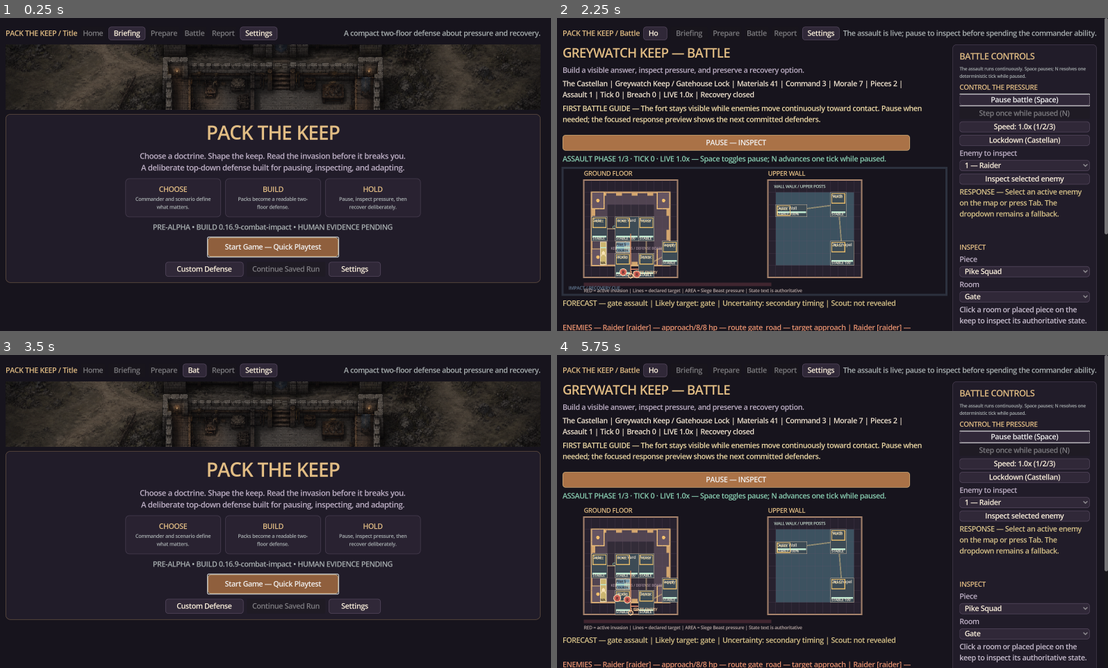
Above: before the commit, frames 1-4 (two rows, left to right).
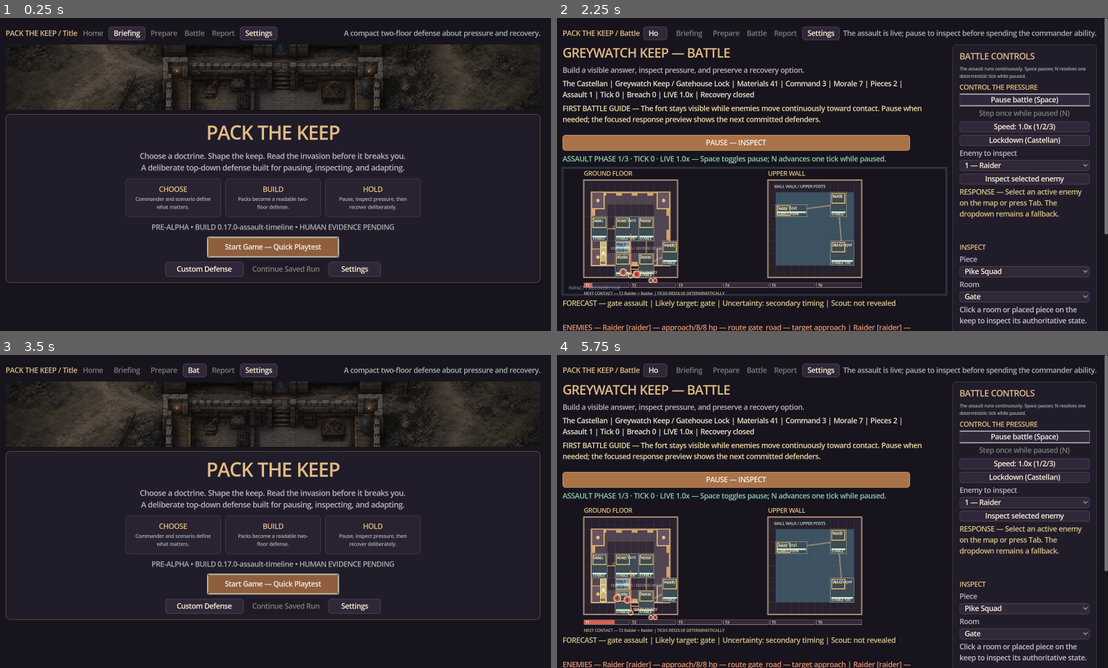
Above: after the commit, the same moments.

Repository: raphaelroshan/pack-the-keep
Game: Godot game, scene res://scenes/Main.tscn
Two runs of this game, one before a commit and one after it. Both use one fixed random seed, a clock stepped at 60 frames per second and the inputs below.
Inputs:
- Up to frame 1 (0.25 s): no input
- Up to frame 2 (2.25 s): click "Start Game — Quick Playtest" at 0.5 s; click "Enter Keep — Recommended Layo…" at 1.25 s; click "BEGIN ASSAULT — REAL TIME" at 2 s
- Up to frame 3 (3.5 s): click "Home" at 2.75 s
- Up to frame 4 (5.75 s): click "Start Game — Quick Playtest" at 3.5 s; click "Enter Keep — Recommended Layo…" at 4.25 s; click "BEGIN ASSAULT — REAL TIME" at 5 s

The runs differ from the first frame. In frame 1, 0.5% of the frame differs, in the area x 27-72%, y 65-69%; in frame 2, 1.0%; in frame 3, 0.5%; in frame 4, 1.1%, in the area x 4-56%, y 83-89%.

Commit message:
feat: add an assault pacing timeline
Expose deterministic tick progress and authored enemy arrivals without adding another panel or changing combat timing.

Diff:
--- a/content/content_manifest.json
+++ b/content/content_manifest.json
@@ -1,7 +1,7 @@
 {
   "schema_version": 1,
   "game_id": "pack-the-keep",
-  "content_version": "0.16.9",
+  "content_version": "0.17.0",
   "p4_vertical_slice": {
     "status": "implemented",
     "scorecard": "each_resolved_wave_records_doctrine_outcome_damage_defeated_enemies_and_recovery_actions",
@@ -292,7 +292,18 @@
     "reduced_motion": "static_short_lived_impact_marks_preserve_damage_and_contact_information",
     "determinism": "combat_effect_progress_audio_and_target_impact_comparison_do_not_mutate_keep_state",
     "evidence": ["design/p18_combat_impact_and_pacing.md", "docs/p18_combat_impact_visual_verification.md", "tests/test_p2_ui.gd", "tests/test_p10_game_feel_cues.gd", "tests/test_p11_crossbow_watch_ui.gd"],
-    "next_slice": "p18_human_combat_pacing_sessions"
+    "next_slice": "p19_assault_timeline"
+  },
+  "p19_assault_timeline": {
+    "status": "implemented",
+    "segments": 6,
+    "progress": "resolved_ticks_plus_fractional_battle_clock",
+    "arrival_markers": "one_stable_colored_initial_per_active_enemy_at_its_authored_contact_tick",
+    "next_contact": "earliest_unresolved_arrival_step_and_enemy_names",
+    "layout": "compact_footer_beneath_the_existing_two_floor_board",
+    "determinism": "timeline_snapshot_and_drawing_are_read_only",
+    "evidence": ["design/p19_assault_timeline.md", "docs/p19_assault_timeline_visual_verification.md", "tests/test_p2_ui.gd"],
+    "next_slice": "p19_human_pacing_and_forecast_sessions"
   },
   "campaign": {
     "title": "The Bell at Dusk",
--- a/content/gameplay_framework.json
+++ b/content/gameplay_framework.json
@@ -1,7 +1,7 @@
 {
   "schema_version": 1,
   "game_id": "pack-the-keep",
-  "framework_version": "0.16.9-combat-impact",
+  "framework_version": "0.17.0-assault-timeline",
   "design_promise": "Choose a commander, open a coherent pack, arrange a readable keep, and adapt when a forecasted invasion tests the doctrine you chose.",
   "p0_alpha_foundation": {
     "status": "implemented",
@@ -330,6 +330,14 @@
     "audio": ["volley_cue", "impact_cue", "existing_mute_and_effects_volume"],
     "accessibility": "reduced_motion_uses_static_bounded_impact_marks_without_travel_or_hit_jitter",
     "non_goals": ["projectile_collision", "continuous_authoritative_damage", "camera_shake", "new_save_fields"]
+  },
+  "p19_assault_timeline": {
+    "status": "implemented",
+    "timeline": ["six_labelled_ticks", "fractional_current_tick_fill", "stable_enemy_arrival_markers", "next_contact_summary"],
+    "authority_boundary": "reads_battle_step_clock_and_authored_arrivals_without_scheduling_or_mutation",
+    "layout": "replaces_the_existing_board_footer_progress_bar_without_adding_a_panel",
+    "accessibility": "high_contrast_colors_preserve_tick_and_enemy_initial_labels",
+    "non_goals": ["timeline_scrubbing", "timeline_commands", "arrival_retiming", "sub_tick_damage"]
   },
   "v090_multi_wave": {
     "status": "implemented",
--- a/content/p12_alpha_checklist.json
+++ b/content/p12_alpha_checklist.json
@@ -1,6 +1,6 @@
 {
   "schema_version": 1,
-  "build_version": "0.16.9-combat-impact",
+  "build_version": "0.17.0-assault-timeline",
   "status": "candidate",
   "checks": [
     {"id": "windows_launch", "status": "implemented", "evidence": ["tests/test_release_identity.py", "tools/run_packaged_smoke.py", ".github/workflows/ci.yml"]},
--- a/content/p16_playtest_protocol.json
+++ b/content/p16_playtest_protocol.json
@@ -1,6 +1,6 @@
 {
   "schema_version": 1,
-  "build_version": "0.16.9-combat-impact",
+  "build_version": "0.17.0-assault-timeline",
   "status": "ready_for_human_sessions",
   "release_ready": false,
   "minimum_completed_sessions": 4,
--- a/project.godot
+++ b/project.godot
@@ -6,7 +6,7 @@
 
 [application]
 config/name="Pack the Keep"
-config/version="0.16.9-combat-impact"
+config/version="0.17.0-assault-timeline"
 run/main_scene="res://scenes/Main.tscn"
 config/features=PackedStringArray("4.3", "GL Compatibility")
 boot_splash/bg_color=Color(0.045, 0.04, 0.055, 1)
--- a/src/ui/main.gd
+++ b/src/ui/main.gd
@@ -2740,6 +2740,7 @@
 	const CELL_Y := 28.0
 	const BASE_CANVAS_SIZE := Vector2(810, 292)
 	const COMBAT_EFFECT_DURATION := 0.52
+	const ASSAULT_TICK_COUNT := 6
 	const MAP_ORIGIN := Vector2(12, 28)
 	const UPPER_ORIGIN := Vector2(436, 28)
 	const MAP_SIZE := Vector2(12 * CELL_X, 8 * CELL_Y)
@@ -2904,6 +2905,38 @@
 	func _enemy_contact_is_imminent(index: int) -> bool:
 		var remaining: float = _enemy_contact_remaining(index)
 		return remaining > 0.0 and remaining <= 1.0
+
+	func assault_timeline_snapshot() -> Dictionary:
+		var arrivals: Dictionary = {}
+		var next_arrival_step: int = -1
+		var next_arrival_names: Array[String] = []
+		var continuous_time: float = float(keep.battle_step) + keep.battle_clock if keep != null else 0.0
+		if keep != null:
+			for index in range(keep.enemies.size()):
+				var enemy: Dictionary = keep.enemies[index]
+				if bool(enemy.get("defeated", false)):
+					continue
+				var arrival_step: int = clampi(int(enemy.get("arrival_step", 1)), 1, ASSAULT_TICK_COUNT)
+				var arrival_key: String = str(arrival_step)
+				if not arrivals.has(arrival_key):
+					arrivals[arrival_key] = []
+				var enemy_id: String = String(enemy.get("enemy_id", ""))
+				arrivals[arrival_key].append({"index": index, "enemy_id": enemy_id, "name": String(keep.enemy_definition(enemy_id).get("name", enemy_id))})
+				if float(arrival_step) > continuous_time:
+					if next_arrival_step < 0 or arrival_step < next_arrival_step:
+						next_arrival_step = arrival_step
+						next_arrival_names = [String(keep.enemy_definition(enemy_id).get("name", enemy_id))]
+					elif arrival_step == next_arrival_step:
+						next_arrival_names.append(String(keep.enemy_definition(enemy_id).get("name", enemy_id)))
+		return {
+			"tick_count": ASSAULT_TICK_COUNT,
+			"resolved_ticks": keep.battle_step if keep != null else 0,
+			"fractional_tick": keep.battle_clock if keep != null else 0.0,
+			"progress": clampf(continuous_time / float(ASSAULT_TICK_COUNT), 0.0, 1.0),
+			"arrivals": arrivals,
+			"next_arrival_step": next_arrival_step,
+			"next_arrival_names": next_arrival_names
+		}
 
 	func _enemy_hit(position: Vector2) -> int:
 		if keep == null or not keep.wave_active:
@@ -3205,6 +3238,12 @@
 		draw_circle(gate_point, 5.0, Color("#ffd19d"), false, 2.0)
 		draw_string(ThemeDB.fallback_font, gate_point + Vector2(8, -4), "GATE ENTRY", HORIZONTAL_ALIGNMENT_LEFT, -1, 9, Color("#ffd19d"))
 
+	func _enemy_marker_color(enemy_id: String) -> Color:
+		return Color("#d26155") if enemy_id == "raider" else Color("#d7a35b") if enemy_id == "sapper" else Color("#a77bd1") if enemy_id == "climber" else Color("#9e3f48") if enemy_id == "shield_guard" else Color("#77727b") if enemy_id == "ash_slinger" else Color("#78453c") if enemy_id == "shieldbreaker" else Color("#b36c45")
+
+	func _enemy_marker_initial(enemy_id: String) -> String:
+		return "R" if enemy_id == "raider" else "S" if enemy_id == "sapper" else "C" if enemy_id == "climber" else "G" if enemy_id == "shield_guard" else "A" if enemy_id == "ash_slinger" else "X" if enemy_id == "shieldbreaker" else "B"
+
 	func _draw_enemies() -> void:
 		if keep == null or not keep.wave_active:
 			return
@@ -3216,7 +3255,7 @@
 			var enemy_id: String = String(enemy.get("enemy_id", ""))
 			var enemy_def: Dictionary = keep.enemy_definition(enemy_id)
 			var enemy_origin: Vector2 = _enemy_origin(index) + _enemy_reaction_offset(index)
-			var enemy_color: Color = Color("#d26155") if enemy_id == "raider" else Color("#d7a35b") if enemy_id == "sapper" else Color("#a77bd1") if enemy_id == "climber" else Color("#9e3f48") if enemy_id == "shield_guard" else Color("#77727b") if enemy_id == "ash_slinger" else Color("#78453c") if enemy_id == "shieldbreaker" else Color("#b36c45")
+			var enemy_color: Color = _enemy_marker_color(enemy_id)
 			var marker_radius: float = 12.0 if enemy_id == "siege_beast" else 9.0 if enemy_id == "shield_guard" else 8.0
 			draw_circle(enemy_origin, marker_radius, enemy_color)
 			draw_circle(enemy_origin, marker_radius, Color("#f1dfb8"), false, 1.5)
@@ -3248,8 +3287,47 @@
 				draw_circle(target_rect.get_center(), 8.0, Color("#fff4df") if index == focused_enemy_index else Color("#ffb0a6"), false, 2.0)
 				if index == focused_enemy_index:
 					draw_string(ThemeDB.fallback_font, target_rect.position + Vector2(2, -4), "TARGET", HORIZONTAL_ALIGNMENT_LEFT, -1, 9, Color("#fff4df"))
-			var doctrine_initial: String = "R" if enemy_id == "raider" else "S" if enemy_id == "sapper" else "C" if enemy_id == "climber" else "G" if enemy_id == "shield_guard" else "A" if enemy_id == "ash_slinger" else "X" if enemy_id == "shieldbreaker" else "B"
+			var doctrine_initial: String = _enemy_marker_initial(enemy_id)
 			draw_string(ThemeDB.fallback_font, enemy_origin + Vector2(-3, 4), doctrine_initial, HORIZONTAL_ALIGNMENT_LEFT, -1, 9, Color("#271b22"))
+
+	func _draw_assault_timeline() -> void:
+		if keep == null or not keep.wave_active:
+			return
+		var timeline: Dictionary = assault_timeline_snapshot()
+		var left: float = MAP_ORIGIN.x
+		var right: float = UPPER_ORIGIN.x + MAP_SIZE.x
+		var top: float = MAP_ORIGIN.y + MAP_SIZE.y + 12.0
+		var gap: float = 3.0
+		var segment_width: float = (right - left - gap * float(ASSAULT_TICK_COUNT - 1)) / float(ASSAULT_TICK_COUNT)
+		var resolved_ticks: int = int(timeline.get("resolved_ticks", 0))
+		var fractional_tick: float = float(timeline.get("fractional_tick", 0.0))
+		var completed_color: Color = Color("#77c7a0") if high_contrast_mode else Color("#4f9278")
+		var active_color: Color = Color("#ffd166") if high_contrast_mode else Color("#d26155")
+		for tick_index in range(ASSAULT_TICK_COUNT):
+			var tick_number: int = tick_index + 1
+			var segment: Rect2 = Rect2(Vector2(left + float(tick_index) * (segment_width + gap), top), Vector2(segment_width, 11.0))
+			draw_rect(segment, Color("#342936"), true)
+			draw_rect(segment, Color("#8c7286"), false, 1.0)
+			if tick_number <= resolved_ticks:
+				draw_rect(segment.grow(-1.0), completed_color, true)
+			elif tick_number == resolved_ticks + 1 and resolved_ticks < ASSAULT_TICK_COUNT:
+				draw_rect(Rect2(segment.position + Vector2.ONE, Vector2(maxf(0.0, (segment.size.x - 2.0) * fractional_tick), segment.size.y - 2.0)), active_color, true)
+			draw_string(ThemeDB.fallback_font, segment.position + Vector2(4, 9), "T%d" % tick_number, HORIZONTAL_ALIGNMENT_LEFT, -1, 8, Color("#fff4df"))
+			var arrival_rows: Array = timeline.get("arrivals", {}).get(str(tick_number), [])
+			for marker_index in range(arrival_rows.size()):
+				var marker: Dictionary = arrival_rows[marker_index]
+				var enemy_id: String = String(marker.get("enemy_id", ""))
+				var marker_x: float = segment.get_center().x + (float(marker_index) - float(arrival_rows.size() - 1) * 0.5) * 10.0
+				var marker_origin: Vector2 = Vector2(marker_x, top - 5.0)
+				draw_circle(marker_origin, 5.0, _enemy_marker_color(enemy_id))
+				draw_circle(marker_origin, 5.0, Color("#fff4df"), false, 1.0)
+				draw_string(ThemeDB.fallback_font, marker_origin + Vector2(-2.5, 2.8), _enemy_marker_initial(enemy_id), HORIZONTAL_ALIGNMENT_LEFT, -1, 7, Color("#211a24"))
+		var next_step: int = int(timeline.get("next_arrival_step", -1))
+		var next_names: Array[String] = []
+		for enemy_name in timeline.get("next_arrival_names", []):
+			next_names.append(String(enemy_name))
+		var summary: String = "ALL ACTIVE THREATS IN CONTACT" if next_step < 0 else "NEXT CONTACT — T%d %s" % [next_step, " + ".join(next_names)]
+		draw_string(ThemeDB.fallback_font, Vector2(left, top + 28.0), "%s | TICKS RESOLVE DETERMINISTICALLY" % summary, HORIZONTAL_ALIGNMENT_LEFT, right - left, 9, Color("#c8b6a0"))
 
 	func _draw_contact_telegraphs() -> void:
 		if keep == null or not keep.wave_active:
@@ -3329,11 +3407,7 @@
 		_draw_contact_telegraphs()
 		_draw_enemies()
 		_draw_engagement_traces()
-		if keep.wave_active:
-			var progress_width: float = 2.0 * MAP_SIZE.x * keep.wave_progress
-			draw_rect(Rect2(MAP_ORIGIN + Vector2(0, MAP_SIZE.y + 12), Vector2(2.0 * MAP_SIZE.x, 8)), Color("#402630"), true)
-			draw_rect(Rect2(MAP_ORIGIN + Vector2(0, MAP_SIZE.y + 12), Vector2(progress_width, 8)), Color("#d26155"), true)
-			draw_string(ThemeDB.fallback_font, MAP_ORIGIN + Vector2(0, MAP_SIZE.y + 34), "RED = active invasion | Lines = declared target | AREA = Siege Beast pressure | State text is authoritative", HORIZONTAL_ALIGNMENT_LEFT, -1, 10, Color("#bfaeaa"))
+		_draw_assault_timeline()
 		draw_set_transform(Vector2.ZERO, 0.0, Vector2.ONE)
 		if feedback_ttl > 0.0:
 			var feedback_alpha: float = minf(0.32, feedback_ttl * 0.9)
--- a/tests/test_p2_ui.gd
+++ b/tests/test_p2_ui.gd
@@ -25,10 +25,21 @@
 		failures.append("start wave did not activate the invasion")
 	if ui.battle_paused:
 		failures.append("new invasion should begin in real-time playback")
+	var serialized_before_timeline: String = JSON.stringify(ui.keep.serialize())
+	var timeline_before: Dictionary = ui.keep_canvas.assault_timeline_snapshot()
+	var arrival_marker_count: int = 0
+	for arrival_rows in timeline_before.get("arrivals", {}).values():
+		arrival_marker_count += arrival_rows.size()
+	if int(timeline_before.get("tick_count", 0)) != 6 or arrival_marker_count != ui.keep.enemies.size() or int(timeline_before.get("next_arrival_step", -1)) < 1:
+		failures.append("assault timeline did not expose six ticks, stable active-enemy arrivals, and the next contact")
+	if JSON.stringify(ui.keep.serialize()) != serialized_before_timeline:
+		failures.append("assault timeline inspection mutated authoritative state")
 	var moving_origin: Vector2 = ui.keep_canvas._enemy_origin(0)
 	ui._process(0.25)
 	if ui.keep.battle_step != 0 or ui.keep_canvas._enemy_origin(0) == moving_origin:
 		failures.append("fractional real-time presentation did not move the enemy before the next deterministic tick")
+	if float(ui.keep_canvas.assault_timeline_snapshot().get("progress", 0.0)) <= float(timeline_before.get("progress", 0.0)):
+		failures.append("assault timeline did not advance fractionally with live presentation time")
 	var original_step: int = ui.keep.battle_step
 	var original_clock: float = ui.keep.battle_clock
 	var arrival_step: int = int(ui.keep.enemies[0].get("arrival_step", 1))
@@ -47,6 +58,10 @@
 	ui._unhandled_key_input(space_event)
 	if not ui.battle_paused:
 		failures.append("named Space action did not pause the live battle")
+	var paused_timeline: Dictionary = ui.keep_canvas.assault_timeline_snapshot()
+	ui._process(0.4)
+	if ui.keep_canvas.assault_timeline_snapshot() != paused_timeline:
+		failures.append("paused battle changed the assault timeline")
 	var paused_step: int = ui.keep.battle_step
 	var enter_event: InputEventKey = InputEventKey.new()
 	enter_event.physical_keycode = 4194309
--- a/tools/ci_manifest.json
+++ b/tools/ci_manifest.json
@@ -1,7 +1,7 @@
 {
   "slug": "pack-the-keep",
   "display_name": "Pack the Keep",
-  "build_version": "0.16.9-combat-impact",
+  "build_version": "0.17.0-assault-timeline",
   "godot_test": "res://tests/test_keep_state.gd",
   "primary_repo": "raphaelroshan/pack-the-keep",
   "release_platforms": ["steam", "epic-games-store"],
Not shown, changed: README.md
Not shown, added: design/p19_assault_timeline.md
Not shown, changed: docs/agent_feeding_guide.md
Not shown, changed: docs/agent_handoff_roadmap.md
Not shown, changed: docs/decision_log.md
Not shown, changed: docs/internal_test_release.md
Not shown, added: docs/p19_assault_timeline_visual_verification.md
